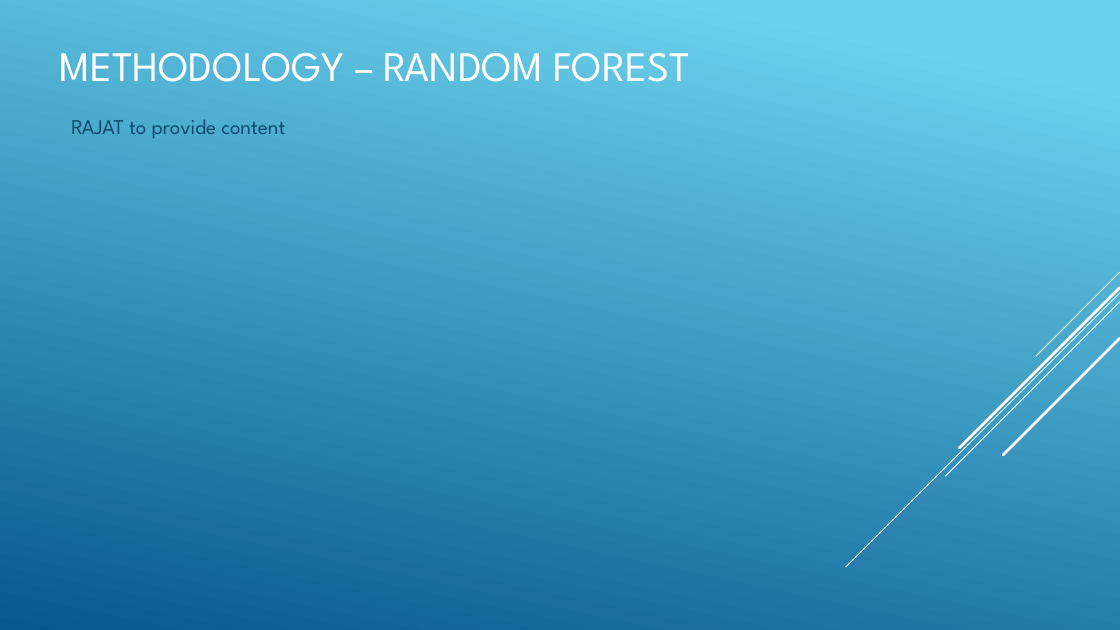
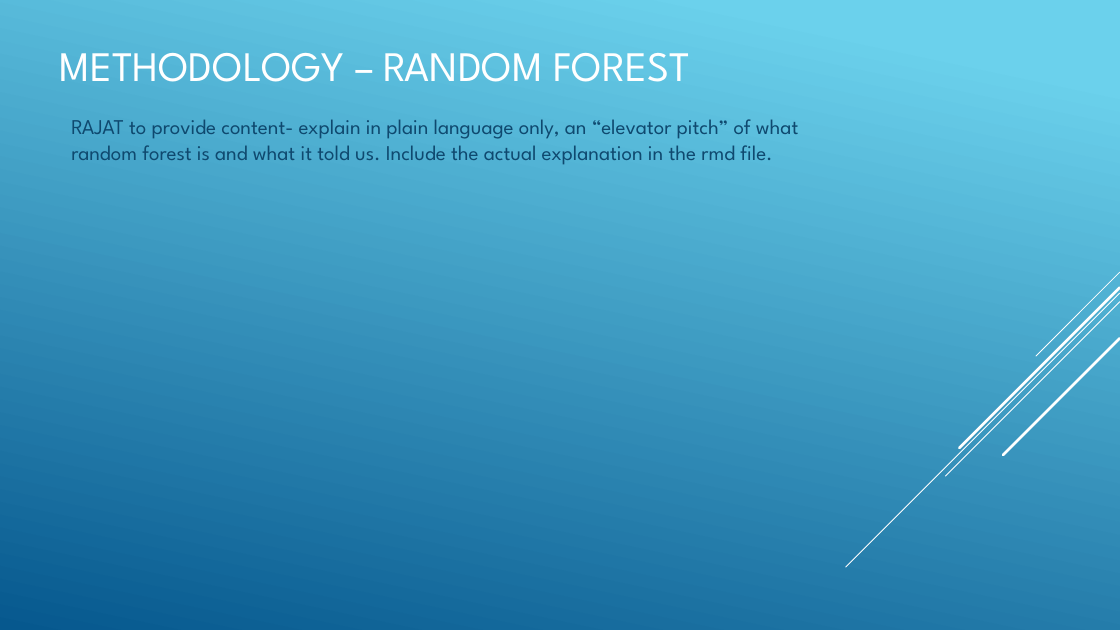
Before and after one commit to R-Chandna/MSDS6306_CaseStudy_2, a slide deck: slide 6 of Attrition_Case_Study_2_pptx_TAJAR_IP.pptx. Drawn at 1120x630 pixels with LibreOffice and Linux fonts; fonts in the diff are those of the drawing. Boxes give left, top, right and bottom in pixels: in the first picture for what was removed or moved away, otherwise in the second. Text is boxed around its words. In the diff, an @@ line names an element or a change of style, - is before the commit and + after.

```diff
--- a/Attrition_Case_Study_2_pptx_TAJAR_IP.pptx
+++ b/Attrition_Case_Study_2_pptx_TAJAR_IP.pptx
@@ text at box(71, 119, 798, 165): text changed @@
-RAJAT to provide content
+RAJAT to provide content- explain in plain language only, an “elevator pitch” of what random forest is and what it told us. Include the actual explanation in the rmd file.
```
Also in this commit, not shown: 6 other slides changed, 3 slides added, 2 slides removed, 3 other files.
